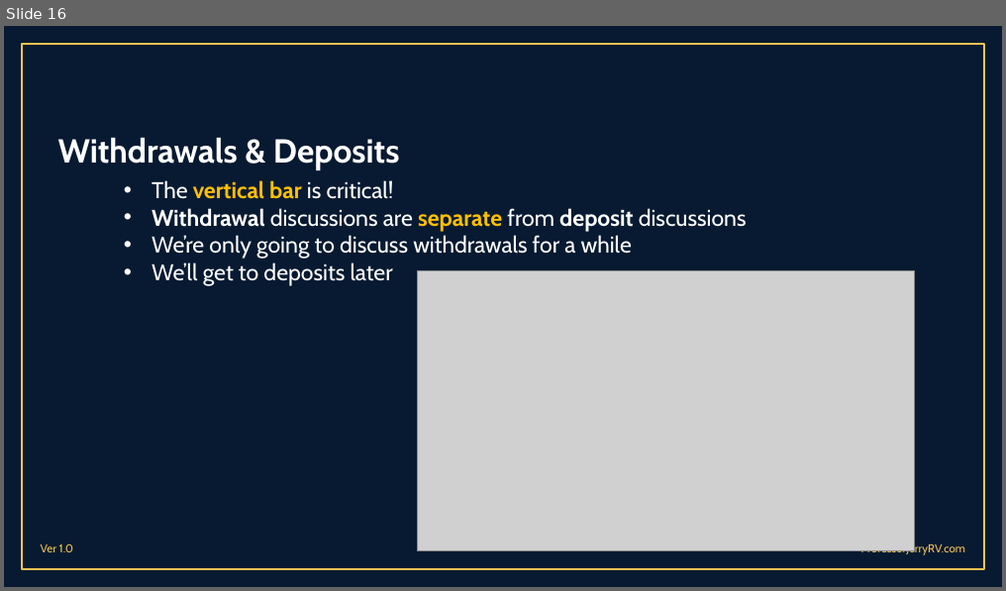
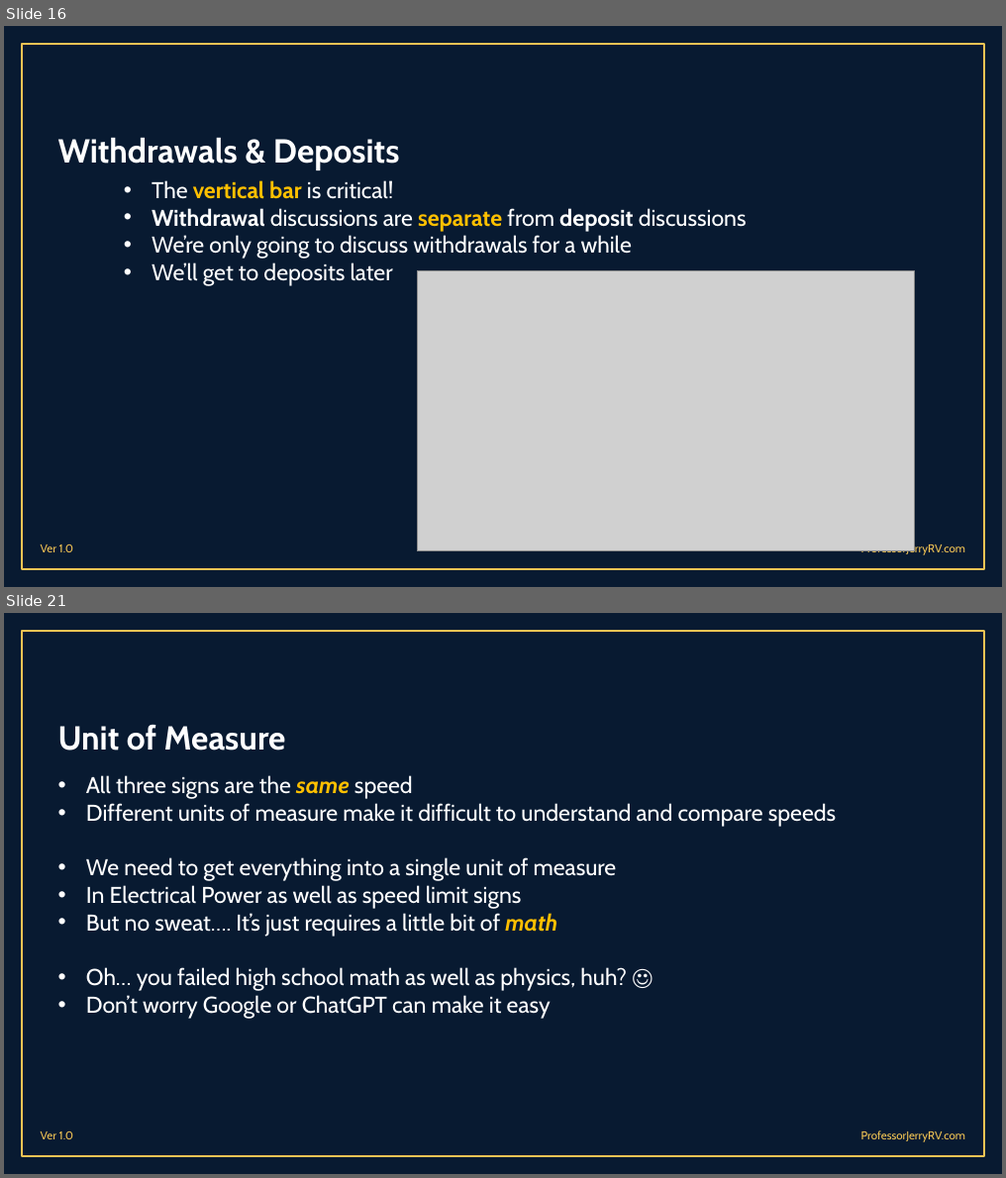
Before and after one commit to malcolmbss/ProfessorJerryRV, a slide deck: Presentations/RV Electrical Systems 101 - Part 1.pptx. Shown one above the other, each under a label of ours: slide 16 before the commit, slides 16 and 21 after it; the slides between them are not shown. The pictures are 1006x591 and 1006x1178 pixels, drawn with LibreOffice and Linux fonts; fonts in the diff are those of the drawing; grey boxes stand for pictures; background and template pictures are left out. Boxes give left, top, right and bottom in pixels: in the first picture for what was removed or moved away, otherwise in the second. Text is boxed around its words. In the diff, an @@ line names an element or a change of style, - is before the commit and + after.

```diff
--- a/Presentations/RV Electrical Systems 101 - Part 1.pptx
+++ b/Presentations/RV Electrical Systems 101 - Part 1.pptx
@@ slide 21 added at (x1=4, y1=613, x2=1002, y2=1174), background #081A31; not listed: 3 template elements that a slide beside it also shows @@
@@ title added at (x1=58, y1=724, x2=286, y2=751), 32 pt, text #FFFFFF, bold @@
+Unit of Measure
@@ text added at (x1=86, y1=775, x2=836, y2=1019), 22 pt, text #FFFFFF @@
+• All three signs are the same speed
+• Different units of measure make it difficult to understand and compare speeds
+• We need to get everything into a single unit of measure
+• In Electrical Power as well as speed limit signs
+• But no sweat…. It’s just requires a little bit of math
+• Oh… you failed high school math as well as physics, huh? ☺
+• Don’t worry Google or ChatGPT can make it easy
```
Also in this commit, not shown: 2 slides changed, 10 other slides added, 7 other files.
